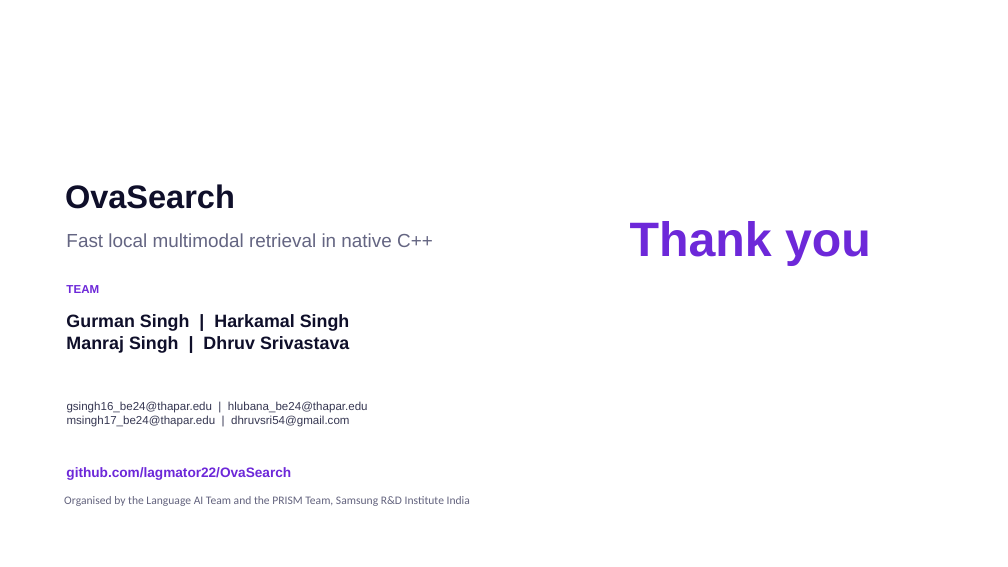
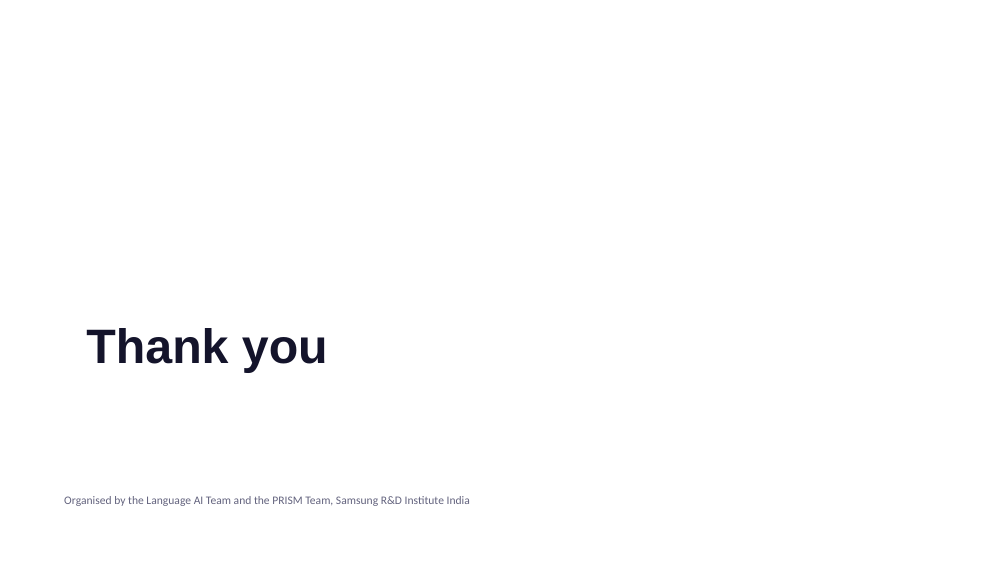
Before and after one commit to Lagmator22/OvaSearch, a slide deck: slide 12 of Thapar_Institute_of_Engineering_and_Technology_Romantic_Shers_Submission.pptx. Drawn at 1008x567 pixels with LibreOffice and Linux fonts; fonts in the diff are those of the drawing. Boxes give left, top, right and bottom in pixels: in the first picture for what was removed or moved away, otherwise in the second. Text is boxed around its words. In the diff, an @@ line names an element or a change of style, - is before the commit and + after.

Commit message:
Replace submission deck (pptx + pdf) with the team's final version

```diff
--- a/Thapar_Institute_of_Engineering_and_Technology_Romantic_Shers_Submission.pptx
+++ b/Thapar_Institute_of_Engineering_and_Technology_Romantic_Shers_Submission.pptx
@@ text removed at (65,184,235,209) @@
-OvaSearch
@@ text removed at (66,233,433,247) @@
-Fast local multimodal retrieval in native C++
@@ text removed at (66,285,99,293) @@
-TEAM
@@ text removed at (66,314,350,353) @@
-Gurman Singh | Harkamal Singh
-Manraj Singh | Dhruv Srivastava
@@ text "Thank you": place and size @@
-text "Thank you" at (630,221,871,266)
+text "Thank you" at (86,328,328,373)
@@ text "Thank you" at (86,328,328,373): text colour #6D28D9 to #14142B; alignment centre to left; vertical alignment top to middle @@
@@ text removed at (67,401,368,427) @@
-gsingh16_be24@thapar.edu | hlubana_be24@thapar.edu
-msingh17_be24@thapar.edu | dhruvsri54@gmail.com
@@ text removed at (66,467,291,480) @@
-github.com/lagmator22/OvaSearch
```
Also in this commit, not shown: 2 other slides changed, 9 slides added, 9 slides removed, 1 other file.
